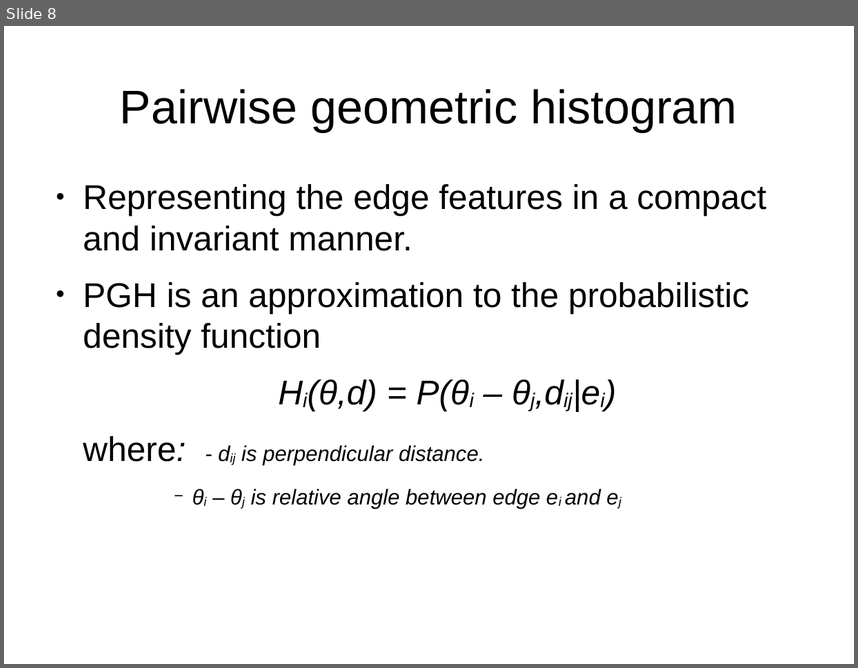
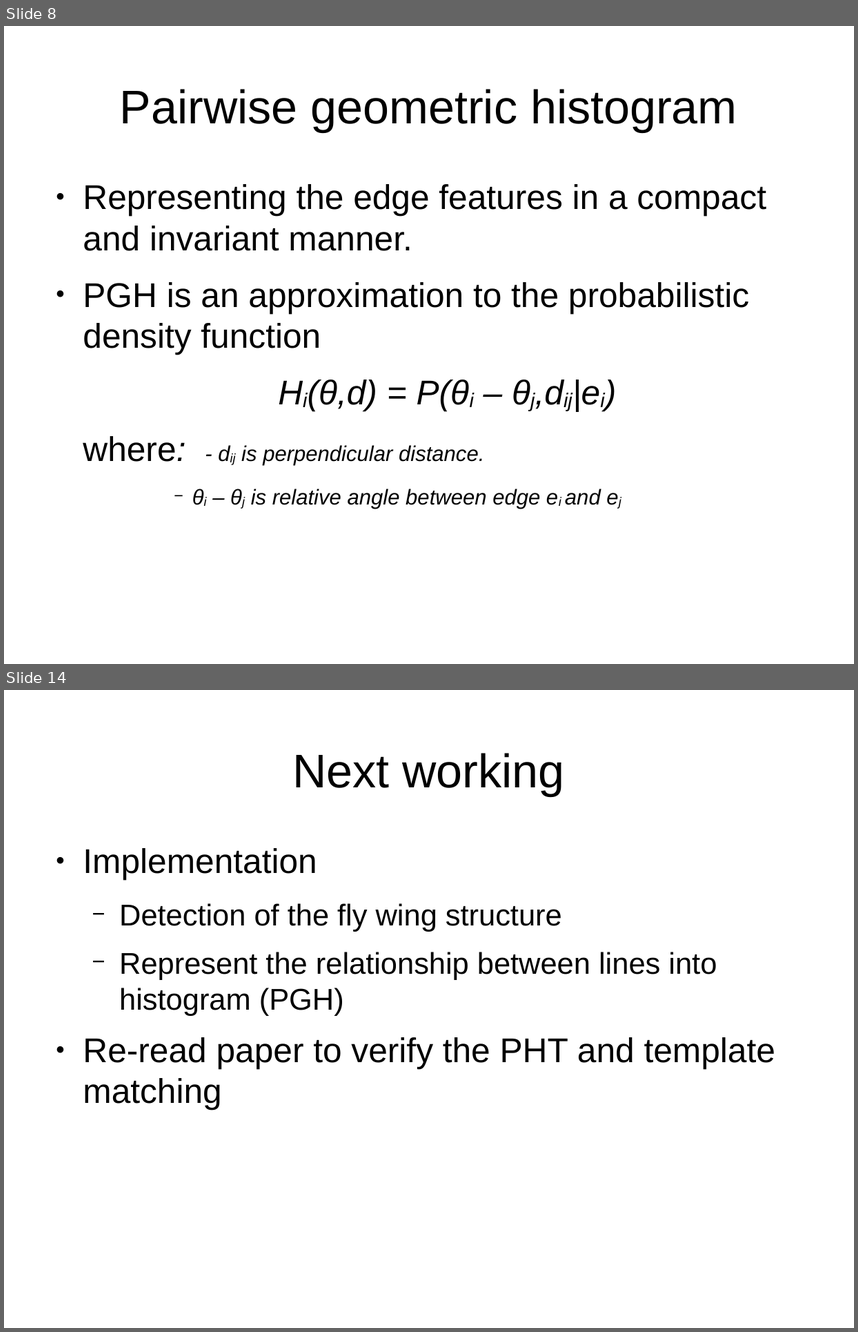
Before and after one commit to linhlevandlu/Report, a slide deck: presentation_1.odp. Shown one above the other, each under a label of ours: slide 8 before the commit, slides 8 and 14 after it; the slides between them are not shown. The pictures are 858x668 and 858x1332 pixels, drawn with LibreOffice and Linux fonts; fonts in the diff are those of the drawing. Boxes give left, top, right and bottom in pixels: in the first picture for what was removed or moved away, otherwise in the second. Text is boxed around its words. In the diff, an @@ line names an element or a change of style, - is before the commit and + after.

```diff
--- a/presentation_1.odp
+++ b/presentation_1.odp
@@ slide 14 added at bbox=[4, 690, 854, 1328], background #FFFFFF @@
@@ title added at bbox=[292, 753, 565, 796], 44 pt, text #000000 @@
+Next working
@@ text added at bbox=[83, 848, 775, 1110], 28 pt, text #000000 @@
+● Implementation
+  − Detection of the fly wing structure
+  − Represent the relationship between lines into histogram (PGH)
+● Re-read paper to verify the PHT and template matching
```
Also in this commit, not shown: 4 other slides added, 2 slides removed.
